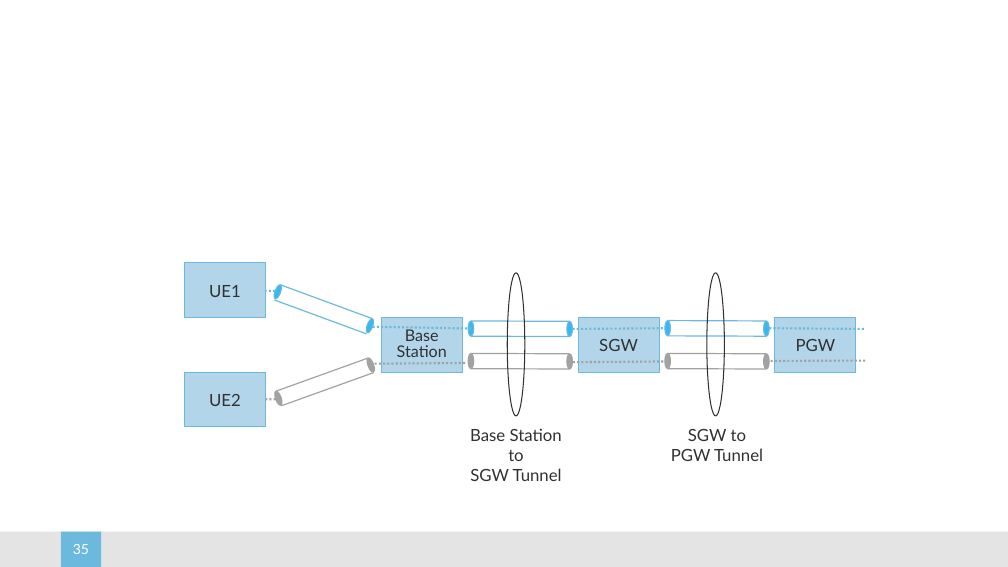
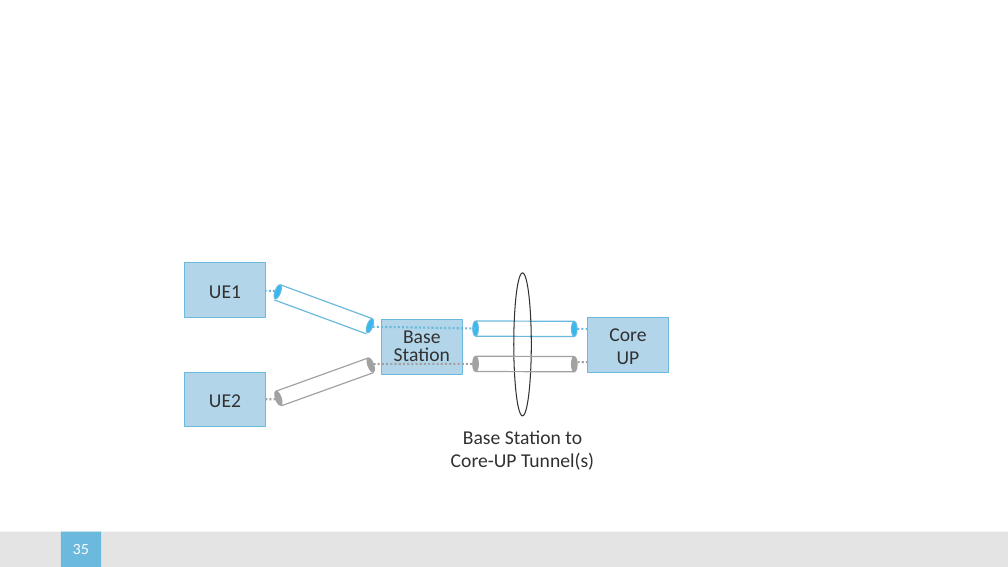
Before and after one commit to SystemsApproach/private5g, a slide deck: slide 35 of figures.pptx. Drawn at 1008x567 pixels with LibreOffice and Linux fonts; fonts in the diff are those of the drawing; background and template pictures are left out. Boxes give left, top, right and bottom in pixels: in the first picture for what was removed or moved away, otherwise in the second. Text is boxed around its words. In the diff, an @@ line names an element or a change of style, - is before the commit and + after.

```diff
--- a/figures.pptx
+++ b/figures.pptx
@@ rectangle "UE1" at <box>184,263,265,318</box>: size 12 to 14 pt, font Lato to Calibri @@
@@ ellipse removed at <box>707,273,724,416</box> @@
@@ line moved from (373, 327) - (474, 329) to (373, 327) - (479, 329) @@
@@ rectangle "Base" at <box>381,320,462,374</box>: size 11.5 to 14 pt, font Lato to Calibri @@
@@ rectangle "Core UP": place and size @@
-rectangle "Core UP" at <box>579,318,659,372</box>
+rectangle "Core UP" at <box>588,318,668,372</box>
@@ text in rectangle at <box>609,328,646,364</box>: text changed; size 12 to 14 pt; font Lato to Calibri @@
-SGW
+Core UP
@@ line removed from (769, 329) to (865, 329) @@
@@ rectangle removed at <box>775,318,856,372</box> @@
-PGW
@@ 5 lines, 4 ellipses: place and size @@
-5 lines, 4 ellipses at <box>468,273,665,416</box>
+5 lines, 4 ellipses at <box>473,273,670,416</box>
@@ ellipse: place and size @@
-ellipse at <box>566,354,573,369</box>
+ellipse at <box>572,357,578,372</box>
@@ group removed at <box>665,321,770,337</box>: 2 ellipses, 2 lines @@
@@ rectangle "UE2" at <box>184,372,265,426</box>: size 12 to 14 pt, font Lato to Calibri @@
@@ line moved from (375, 364) - (467, 363) to (373, 364) - (479, 364) @@
@@ line moved from (471, 369) - (570, 369) to (476, 372) - (575, 372) @@
@@ group removed at <box>665,354,770,369</box>: 2 ellipses, 2 lines @@
@@ line removed from (770, 361) to (867, 361) @@
@@ text "Base Station to": place and size @@
-text "Base Station to" at <box>470,429,562,481</box>
+text "Base Station to" at <box>451,430,594,470</box>
@@ text at <box>463,430,582,444</box>: size 12 to 14 pt, font Lato to Calibri in "Base Station to" @@
@@ text removed at <box>671,429,763,461</box> @@
-SGW to
-PGW Tunnel
@@ text at <box>451,453,594,470</box>: text changed; size 12 to 14 pt; font Lato to Calibri @@
-SGW Tunnel
+Core-UP Tunnel(s)
```
Also in this commit, not shown: 2 other files.
